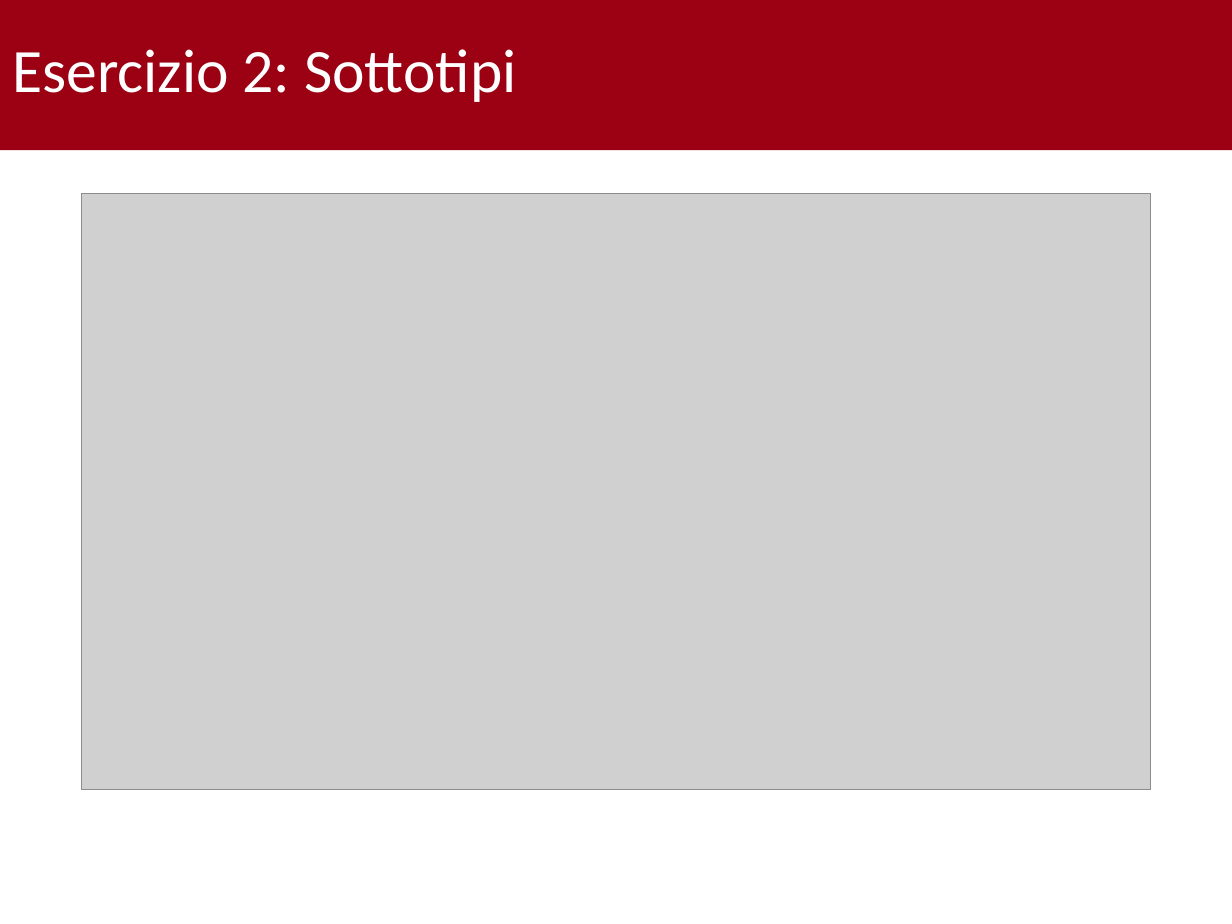
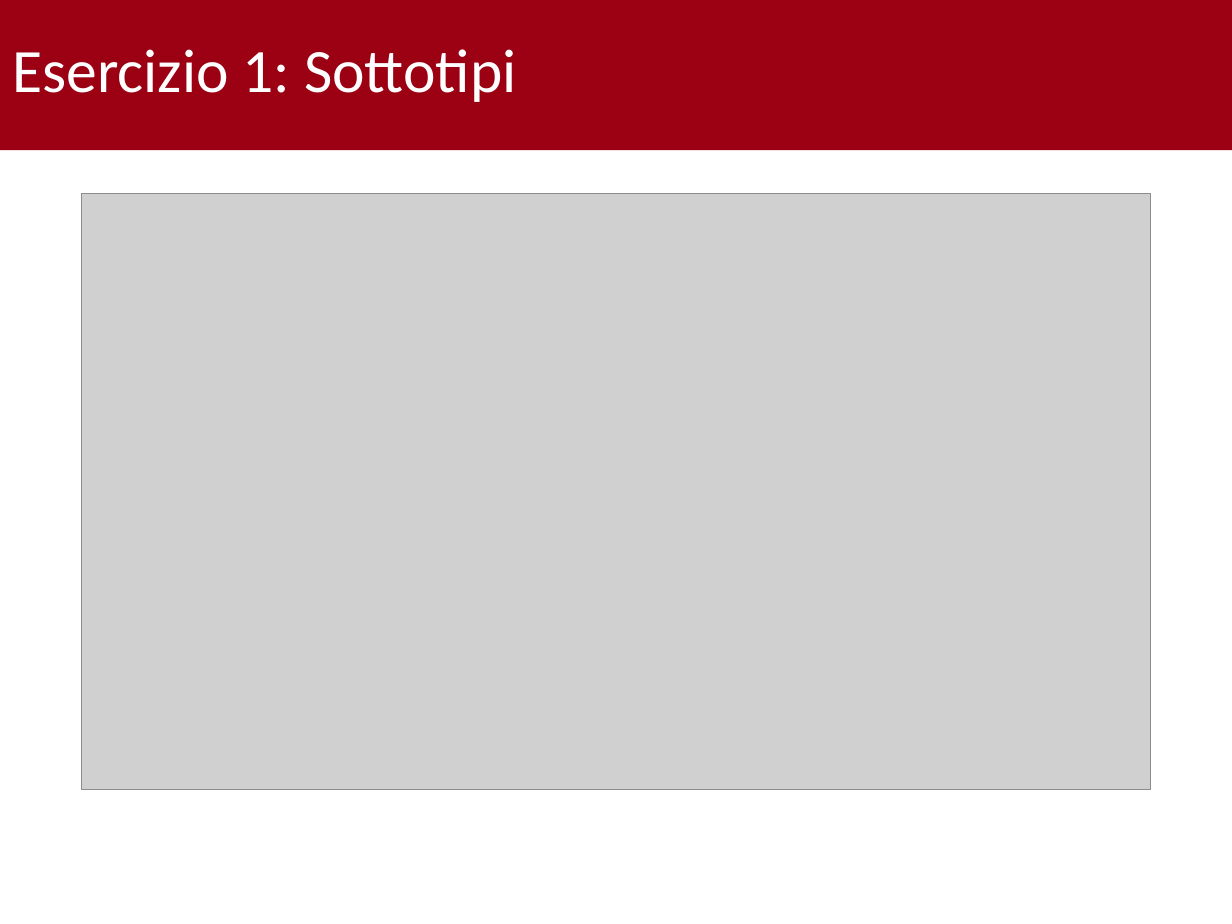
Before and after one commit to gabrielrovesti/Tutorato-Programmazione-ad-Oggetti-2023-2024, a slide deck: slide 23 of Tutorato 9 - 17.01/Tutorato 9.pptx (slide 24 before the commit). Drawn at 1232x924 pixels with LibreOffice and Linux fonts; fonts in the diff are those of the drawing; grey boxes stand for pictures; background and template pictures are left out. Boxes give left, top, right and bottom in pixels: in the first picture for what was removed or moved away, otherwise in the second. Text is boxed around its words. In the diff, an @@ line names an element or a change of style, - is before the commit and + after.

```diff
--- a/Tutorato 9 - 17.01/Tutorato 9.pptx
+++ b/Tutorato 9 - 17.01/Tutorato 9.pptx
@@ title at (x1=12, y1=49, x2=516, y2=102): text changed @@
-Esercizio 2: Sottotipi
+Esercizio 1: Sottotipi
```
Also in this commit, not shown: 8 other slides changed, 1 slide removed, 13 other files.
